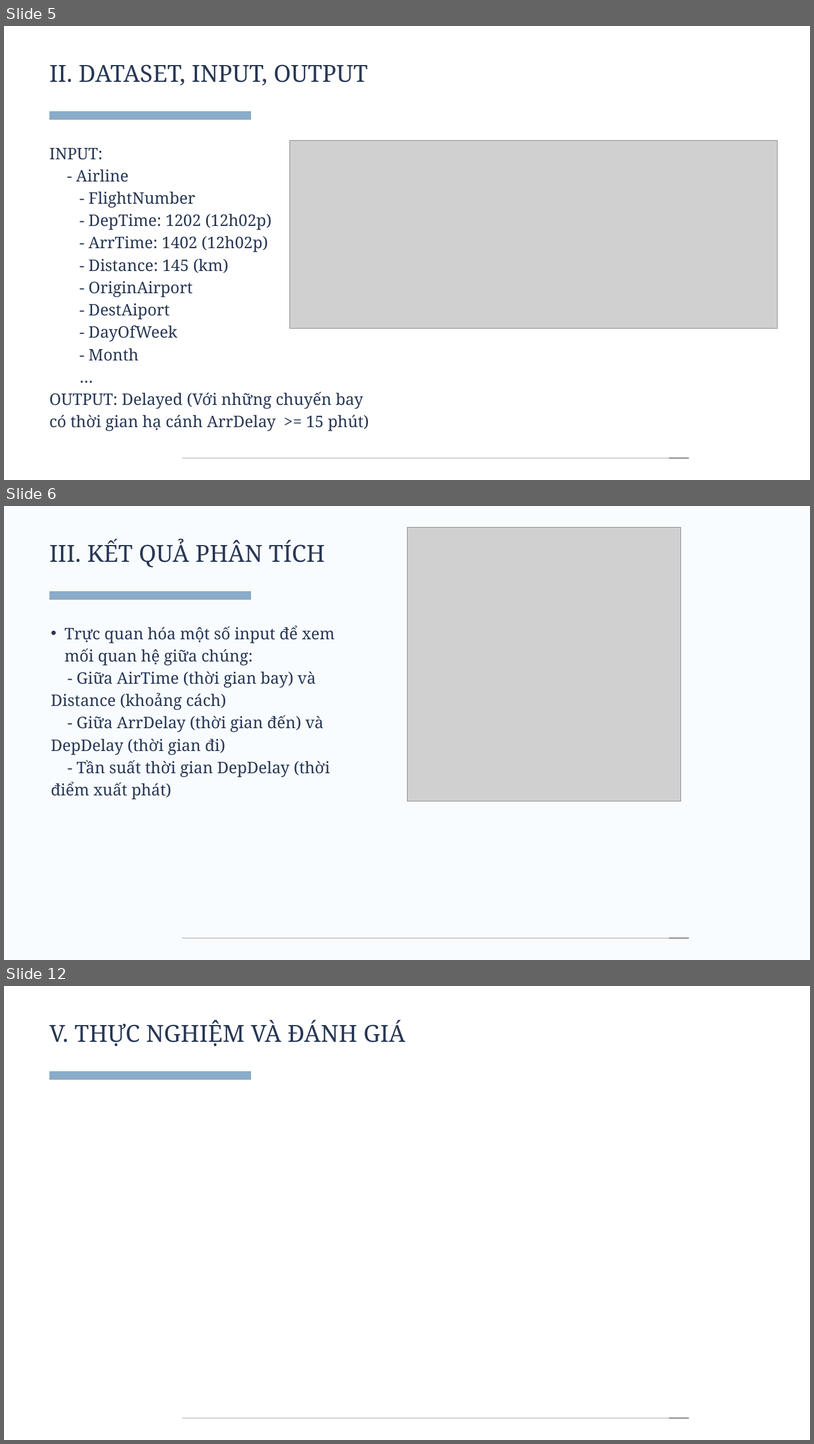
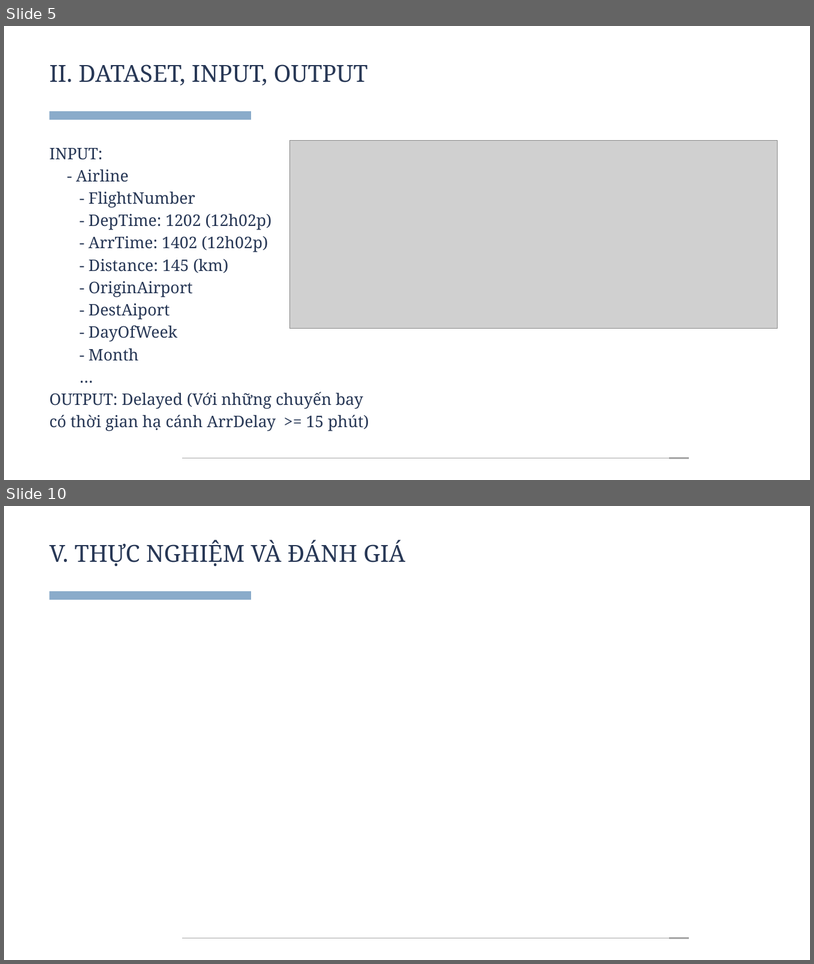
Before and after one commit to n0aHVN/Nhom01_BDML_02, a slide deck: Final/Nhom01.pptx. Shown one above the other, each under a label of ours: slides 5, 6 and 12 before the commit, slides 5 and 10 after it; the slides between them are not shown. The pictures are 814x1444 and 814x964 pixels, drawn with LibreOffice and Linux fonts; fonts in the diff are those of the drawing; grey boxes stand for pictures. Boxes give left, top, right and bottom in pixels: in the first picture for what was removed or moved away, otherwise in the second. Text is boxed around its words. In the diff, an @@ line names an element or a change of style, - is before the commit and + after.

```diff
--- a/Final/Nhom01.pptx
+++ b/Final/Nhom01.pptx
@@ slide 6 removed at (x1=4, y1=506, x2=810, y2=960), background #F9FCFF @@
@@ text removed at (x1=50, y1=540, x2=326, y2=567) @@
-III. KẾT QUẢ PHÂN TÍCH
@@ picture removed at (x1=407, y1=527, x2=681, y2=801) @@
@@ rectangle removed at (x1=49, y1=591, x2=251, y2=600) @@
@@ text removed at (x1=51, y1=625, x2=335, y2=799) @@
-  • Trực quan hóa một số input để xem mối quan hệ giữa chúng:
-  - Giữa AirTime (thời gian bay) và Distance (khoảng cách)
-  - Giữa ArrDelay (thời gian đến) và DepDelay (thời gian đi)
-  - Tần suất thời gian DepDelay (thời điểm xuất phát)
@@ line removed from (182, 938) to (669, 938) @@
@@ line removed from (669, 938) to (689, 938) @@
@@ what was slide 12 is now slide 10 @@
```
Also in this commit, not shown: 4 slides changed, 1 other slide removed.
